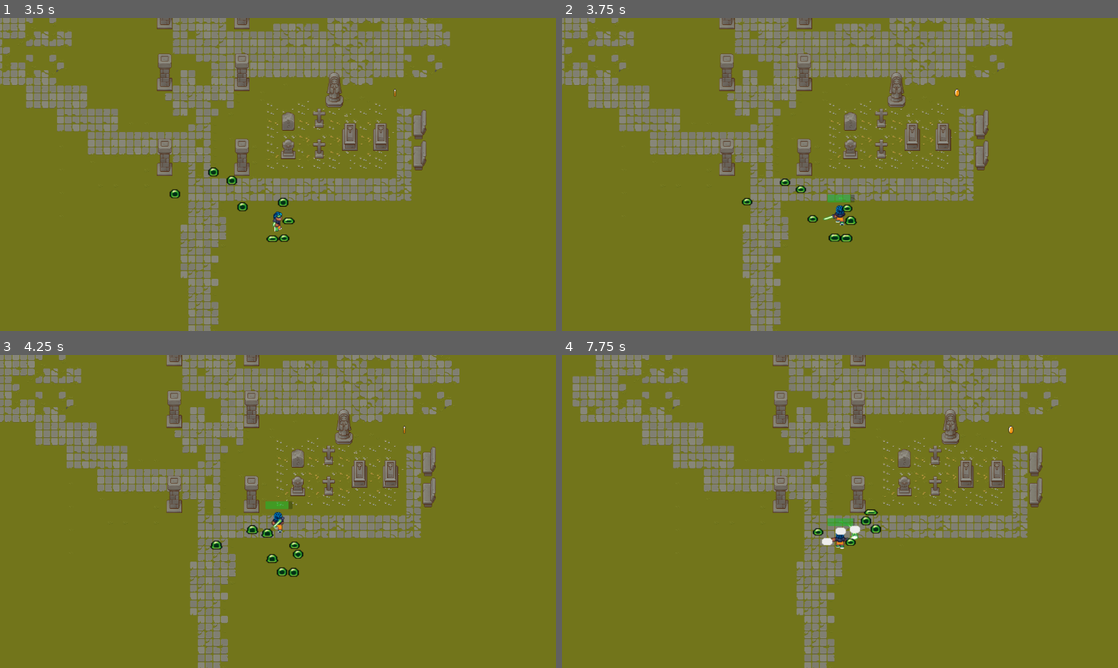
Above: before the commit, frames 1-4 (two rows, left to right).
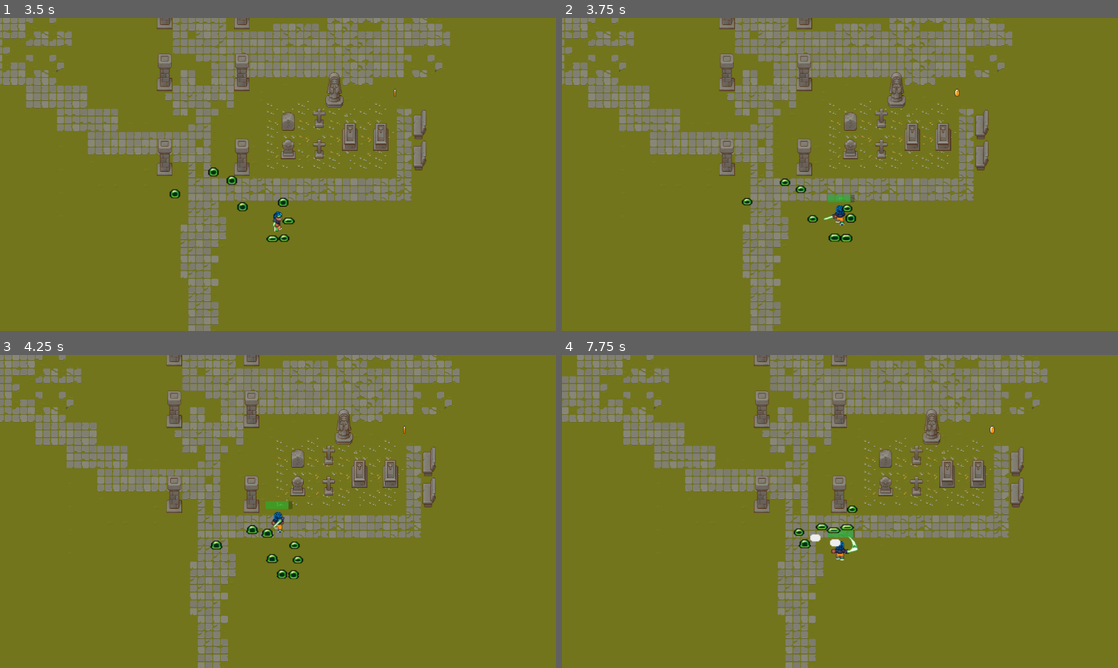
Above: after the commit, the same moments.

Repository: joaomoura05/Targons-Climb
Game: Godot game, scene res://Menus/menu.tscn
The game is run twice, just before and just after one commit, with the same random seed, the same clock (stepped at 60 frames per second) and the same inputs.
Inputs:
- Up to frame 1 (3.5 s): click "PLAY" at 0.5 s; hold Right (ui_right) 1.28-2.03 s; tap H (ui_hit) at 1.35, 2.1, 2.85 s; hold Down (ui_down) 2.03-2.78 s; hold Right (ui_right) from 2.78 s (still down)
- Up to frame 2 (3.75 s): release Right (ui_right) at 3.53 s; hold Up (ui_up) from 3.53 s (still down); tap H (ui_hit) at 3.6 s
- Up to frame 3 (4.25 s): keep holding Up (ui_up)
- Up to frame 4 (7.75 s): release Up (ui_up) at 4.28 s; hold Left (ui_left) 4.28-5.78 s; tap H (ui_hit) every 0.75 s from 4.35 to 7.35 s; hold Down (ui_down) 5.78-6.53 s; hold Right (ui_right) 6.53-7.28 s; hold Up (ui_up) from 7.28 s (still down)

Frame 1 is identical in both runs. In frame 2, less than 0.1% of the frame differs, in the area x 50-53%, y 62-67%; in frame 3, 0.2%; in frame 4, 21%, in the area x 0-91%, y 0-100%.

Commit message:
melhora de combate

Diff:
--- a/Targon´s Climb/actors/enemy.gd
+++ b/Targon´s Climb/actors/enemy.gd
@@ -80,10 +80,10 @@
 		queue_free()
 	if enemySprites.animation == "hit":
 		attacking = false
-		$Attack/left.disabled = true;
-		$Attack/right.disabled = true;
-		$Attack/up.disabled = true;
-		$Attack/down.disabled = true;
+		$Attack/left.set_deferred("disabled",true);
+		$Attack/right.set_deferred("disabled",true);
+		$Attack/up.set_deferred("disabled",true);
+		$Attack/down.set_deferred("disabled",true);
 
 
 func _on_hitbox_area_entered(area):
@@ -93,10 +93,10 @@
 
 func _on_attack_timer_timeout():
 	if !dead:
-		$Attack/left.disabled = false;
-		$Attack/right.disabled = false;
-		$Attack/up.disabled = false;
-		$Attack/down.disabled = false;
+		$Attack/left.set_deferred("disabled",false);
+		$Attack/right.set_deferred("disabled",false);
+		$Attack/up.set_deferred("disabled",false);
+		$Attack/down.set_deferred("disabled",false);
 		if !hurt:
 			attacking = true
 			enemySprites.play("hit")
--- a/Targon´s Climb/actors/enemy.tscn
+++ b/Targon´s Climb/actors/enemy.tscn
@@ -124,22 +124,22 @@
 "speed": 5.0
 }, {
 "frames": [{
-"duration": 1.0,
+"duration": 0.5,
 "texture": SubResource("AtlasTexture_nkegf")
 }, {
-"duration": 1.0,
+"duration": 0.5,
 "texture": SubResource("AtlasTexture_jaqt5")
 }, {
-"duration": 1.0,
+"duration": 0.5,
 "texture": SubResource("AtlasTexture_7r7dx")
 }, {
-"duration": 1.0,
+"duration": 0.5,
 "texture": SubResource("AtlasTexture_axysp")
 }, {
-"duration": 1.0,
+"duration": 0.5,
 "texture": SubResource("AtlasTexture_1xhu3")
 }, {
-"duration": 1.0,
+"duration": 0.5,
 "texture": SubResource("AtlasTexture_1co1q")
 }],
 "loop": false,
@@ -212,6 +212,8 @@
 scale = Vector2(1.78125, 1.625)
 sprite_frames = SubResource("SpriteFrames_cqtd2")
 animation = &"hit"
+frame = 5
+frame_progress = 1.0
 
 [node name="Hurtbox" parent="." instance=ExtResource("3_nwxgq")]
 
@@ -259,7 +261,6 @@
 
 [connection signal="animation_finished" from="Sprites" to="." method="_on_sprites_animation_finished"]
 [connection signal="area_entered" from="Hurtbox" to="." method="_on_hurtbox_area_entered"]
-[connection signal="area_entered" from="Attack" to="." method="_on_attack_area_entered"]
 [connection signal="timeout" from="StateTimer" to="." method="_on_state_timer_timeout"]
 [connection signal="area_entered" from="Hitbox" to="." method="_on_hitbox_area_entered"]
 [connection signal="timeout" from="AttackTimer" to="." method="_on_attack_timer_timeout"]
--- a/Targon´s Climb/actors/player.gd
+++ b/Targon´s Climb/actors/player.gd
@@ -63,21 +63,20 @@
 	anim.play(anim.animation.replace("stop","hit"))
 	attack_dir = anim.animation.replace("hit_","")
 	if attack_dir == "left":
-		$attack/left.disabled = false;
+		$attack/left.set_deferred("disabled",false)
 	if attack_dir == "right":
-		$attack/right.disabled = false;
+		$attack/right.set_deferred("disabled",false)
 	if attack_dir == "up":
-		$attack/up.disabled = false;
+		$attack/up.set_deferred("disabled",false)
 	if attack_dir == "down":
-		$attack/down.disabled = false;
+		$attack/down.set_deferred("disabled",false)
 
 func _on_animated_sprite_2d_animation_finished():
-	if anim.animation.contains("hit"):
-		attacking = false
-		$attack/left.disabled = true;
-		$attack/right.disabled = true;
-		$attack/up.disabled = true;
-		$attack/down.disabled = true;
+	attacking = false
+	$attack/left.set_deferred("disabled",true);
+	$attack/right.set_deferred("disabled",true);
+	$attack/up.set_deferred("disabled",true);
+	$attack/down.set_deferred("disabled",true);
 
 	if anim.animation == "hurt" && !dead:
 		hurt = false
@@ -89,8 +88,9 @@
 func _on_hurtbox_area_entered(area):
 	if area != null and enemy != null:
 		if area.name == enemy.name && dead == false:
-			hurt = true
-			anim.play("hurt")
+			if !attacking:
+				hurt = true
+				anim.play("hurt")
 			health-=20
 			if health <= 0:
 				if dead == false:
Binary file removed: Targon´s Climb/assets/Puny-Characters/Archer-Green.png
Binary file removed: Targon´s Climb/assets/Puny-Characters/Archer-Purple.png
Not shown, changed: Targon´s Climb/.DS_Store
